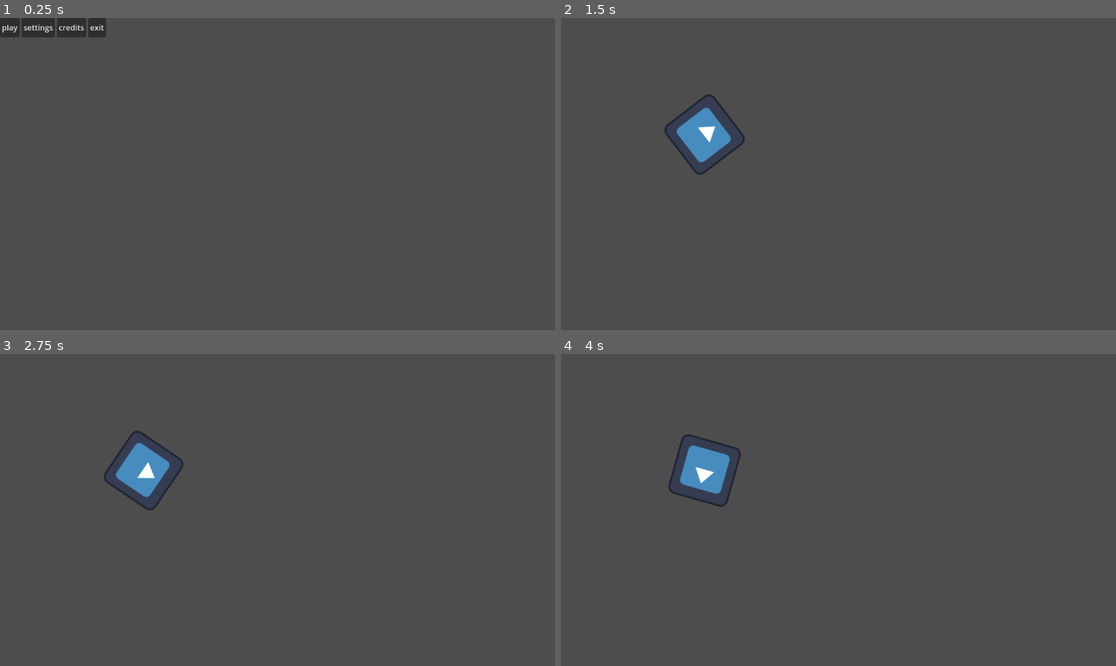
Above: before the commit, frames 1-4 (two rows, left to right).
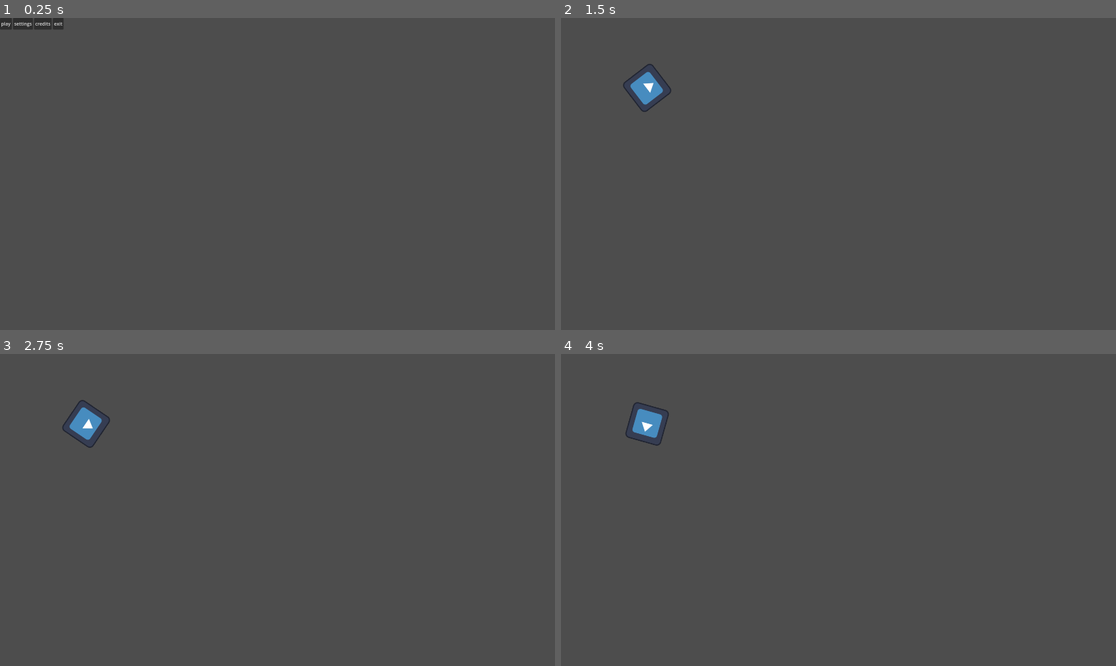
Above: after the commit, the same moments.

Repository: Vennnot/gmtk-2025
Game: Godot game, scene res://scenes/UI/main_menu/main_menu.tscn
The game is run twice, just before and just after one commit, with the same random seed, the same clock (stepped at 60 frames per second) and the same inputs. The engine's default icon, where the game draws it, is replaced by a stand-in: a white triangle on a blue panel in a dark square.
Inputs:
- Up to frame 1 (0.25 s): no input
- Up to frame 2 (1.5 s): click "play" at 0.5 s; hold D (right, bound only after the commit) from 1.28 s (still down); tap Space (jump, bound only after the commit) at 1.35 s
- Up to frame 3 (2.75 s): tap Space (jump, bound only after the commit) at 1.52, 1.82, 2.1, 2.27, 2.57 s; release D (right, bound only after the commit) at 2.03 s; hold A (left, bound only after the commit) from 2.03 s (still down)
- Up to frame 4 (4 s): release A (left, bound only after the commit) at 2.78 s; hold D (right, bound only after the commit) from 2.78 s (still down); tap Space (jump, bound only after the commit) at 2.85, 3.6, 3.77 s

The runs differ from the first frame. In frame 1, 0.8% of the frame differs, in the area x 0-20%, y 0-7%; in frame 2, 1.8%; in frame 3, 1.8%; in frame 4, 1.8%, in the area x 11-33%, y 15-49%.

Commit message:
Player, Camera, Test Word
Added a base player as well as a camera that follows it, and a quick test world

Diff:
--- a/project.godot
+++ b/project.godot
@@ -26,6 +26,11 @@
 EventBus="*res://autoloads/event_bus.gd"
 UserSettings="*res://autoloads/user_settings.gd"
 
+[display]
+
+window/size/viewport_width=1920
+window/size/viewport_height=1080
+
 [file_customization]
 
 folder_colors={
@@ -33,6 +38,34 @@
 "res://scenes/": "purple"
 }
 
+[input]
+
+left={
+"deadzone": 0.2,
+"events": [Object(InputEventKey,"resource_local_to_scene":false,"resource_name":"","device":-1,"window_id":0,"alt_pressed":false,"shift_pressed":false,"ctrl_pressed":false,"meta_pressed":false,"pressed":false,"keycode":0,"physical_keycode":65,"key_label":0,"unicode":97,"location":0,"echo":false,"script":null)
+]
+}
+right={
+"deadzone": 0.2,
+"events": [Object(InputEventKey,"resource_local_to_scene":false,"resource_name":"","device":-1,"window_id":0,"alt_pressed":false,"shift_pressed":false,"ctrl_pressed":false,"meta_pressed":false,"pressed":false,"keycode":0,"physical_keycode":68,"key_label":0,"unicode":100,"location":0,"echo":false,"script":null)
+]
+}
+jump={
+"deadzone": 0.2,
+"events": [Object(InputEventKey,"resource_local_to_scene":false,"resource_name":"","device":-1,"window_id":0,"alt_pressed":false,"shift_pressed":false,"ctrl_pressed":false,"meta_pressed":false,"pressed":false,"keycode":0,"physical_keycode":32,"key_label":0,"unicode":32,"location":0,"echo":false,"script":null)
+]
+}
+up={
+"deadzone": 0.2,
+"events": [Object(InputEventKey,"resource_local_to_scene":false,"resource_name":"","device":-1,"window_id":0,"alt_pressed":false,"shift_pressed":false,"ctrl_pressed":false,"meta_pressed":false,"pressed":false,"keycode":0,"physical_keycode":87,"key_label":0,"unicode":119,"location":0,"echo":false,"script":null)
+]
+}
+down={
+"deadzone": 0.2,
+"events": [Object(InputEventKey,"resource_local_to_scene":false,"resource_name":"","device":-1,"window_id":0,"alt_pressed":false,"shift_pressed":false,"ctrl_pressed":false,"meta_pressed":false,"pressed":false,"keycode":0,"physical_keycode":83,"key_label":0,"unicode":115,"location":0,"echo":false,"script":null)
+]
+}
+
 [rendering]
 
 textures/vram_compression/import_etc2_astc=true
--- /dev/null
+++ b/scenes/characters/player/player.gd
@@ -0,0 +1,57 @@
+extends CharacterBody2D
+
+@export var speed := 100.0
+@export var maximum_velocity := 500.0
+@export var acceleration := 100.0
+@export var deceleration := 100.0 # When player switches input direction
+@export var jump_force := 2000.0
+@export var gravity_force := 100.0
+
+@onready var jump_timer = $"Jump Timer"
+var jumping = false
+
+var player_movement_direction : float = 0.0
+
+func _physics_process(delta: float) -> void:
+	control_movement(delta)
+	apply_gravity(delta)
+
+
+func apply_gravity(_delta):
+	pass
+
+func control_movement(_delta):
+	player_movement_direction = Input.get_axis("left", "right")
+
+	velocity.y += gravity_force * _delta
+	print(velocity)
+	#Handle left and right movement
+	velocity.x += player_movement_direction * acceleration * _delta
+	if velocity.x < 0 and player_movement_direction > 0:
+		velocity.x += player_movement_direction * deceleration * _delta
+	if velocity.x > 0 and player_movement_direction < 0:
+		velocity.x += player_movement_direction * deceleration * _delta
+
+	# Clamp maximum player velocity
+	velocity.x = clampf(velocity.x, -maximum_velocity, maximum_velocity)
+
+	# If player is slow, stop them
+	if (velocity.x <= 5.0 or velocity.x >= -5.0) and player_movement_direction == 0:
+		velocity.x = move_toward(velocity.x, 0, _delta * deceleration)
+
+	#Handle Jump
+	handle_jumping()
+	if jumping:
+			velocity.y = -jump_force * _delta
+
+	move_and_slide()
+
+func _on_jump_timer_timeout() -> void:
+	jumping = false
+
+func handle_jumping():
+	if Input.is_action_just_pressed("jump"):
+		jump_timer.start()
+		jumping = true
+	if Input.is_action_just_released("jump"):
+		jumping = false
--- /dev/null
+++ b/scenes/characters/player/player.tscn
@@ -0,0 +1,26 @@
+[gd_scene load_steps=4 format=3 uid="uid://tiqn0p0soeti"]
+
+[ext_resource type="Script" uid="uid://dhl5btwca0ik5" path="res://scenes/characters/player/player.gd" id="1_7uws0"]
+
+[sub_resource type="CapsuleShape2D" id="CapsuleShape2D_t61fv"]
+radius = 30.0
+height = 120.0
+
+[sub_resource type="CapsuleMesh" id="CapsuleMesh_686vu"]
+radius = 30.0
+height = 120.0
+
+[node name="Player" type="CharacterBody2D"]
+script = ExtResource("1_7uws0")
+
+[node name="CollisionShape2D" type="CollisionShape2D" parent="."]
+shape = SubResource("CapsuleShape2D_t61fv")
+
+[node name="MeshInstance2D" type="MeshInstance2D" parent="."]
+modulate = Color(0.780392, 0.505882, 0, 1)
+mesh = SubResource("CapsuleMesh_686vu")
+
+[node name="Jump Timer" type="Timer" parent="."]
+wait_time = 0.5
+
+[connection signal="timeout" from="Jump Timer" to="." method="_on_jump_timer_timeout"]
--- /dev/null
+++ b/scenes/characters/player/player_camera.gd
@@ -0,0 +1,10 @@
+extends Camera2D
+
+@export var player : CharacterBody2D
+@export var follow_speed_x := 300.0
+@export var follow_speed_y := 200.0
+
+func _physics_process(delta: float) -> void:
+	#Moving camera towards player's position
+	position.x = move_toward(position.x, player.position.x, follow_speed_x * delta)
+	position.y = move_toward(position.y, player.position.y, follow_speed_y * delta)
--- /dev/null
+++ b/scenes/characters/player/player_camera.tscn
@@ -0,0 +1,7 @@
+[gd_scene load_steps=2 format=3 uid="uid://dhki5ye0ug86b"]
+
+[ext_resource type="Script" uid="uid://cedrmu7prnaev" path="res://scenes/characters/player/player_camera.gd" id="1_qplf5"]
+
+[node name="Player Camera" type="Camera2D"]
+script = ExtResource("1_qplf5")
+follow_speed_x = 400.0
--- /dev/null
+++ b/scenes/test/test_world.tscn
@@ -0,0 +1,245 @@
+[gd_scene load_steps=4 format=3 uid="uid://dlsuigoh14we6"]
+
+[ext_resource type="PackedScene" uid="uid://tiqn0p0soeti" path="res://scenes/characters/player/player.tscn" id="1_mpk58"]
+[ext_resource type="PackedScene" uid="uid://dhki5ye0ug86b" path="res://scenes/characters/player/player_camera.tscn" id="2_qsf0h"]
+
+[sub_resource type="RectangleShape2D" id="RectangleShape2D_k3yvu"]
+size = Vector2(4094, 50.5)
+
+[node name="Test World" type="Node2D"]
+
+[node name="StaticBody2D" type="StaticBody2D" parent="."]
+
+[node name="CollisionShape2D" type="CollisionShape2D" parent="StaticBody2D"]
+position = Vector2(823, 1023.75)
+shape = SubResource("RectangleShape2D_k3yvu")
+
+[node name="ColorRect" type="ColorRect" parent="StaticBody2D"]
+offset_left = -1221.0
+offset_top = 996.0
+offset_right = 2877.0
+offset_bottom = 1052.0
+
+[node name="StaticBody2D2" type="StaticBody2D" parent="."]
+position = Vector2(4102, 0)
+
+[node name="CollisionShape2D" type="CollisionShape2D" parent="StaticBody2D2"]
+position = Vector2(823, 1023.75)
+shape = SubResource("RectangleShape2D_k3yvu")
+
+[node name="ColorRect" type="ColorRect" parent="StaticBody2D2"]
+offset_left = -1221.0
+offset_top = 996.0
+offset_right = 2877.0
+offset_bottom = 1052.0
+
+[node name="Player" parent="." instance=ExtResource("1_mpk58")]
+position = Vector2(1008, 916)
+acceleration = 250.0
+jump_force = 12000.0
+gravity_force = 500.0
+
+[node name="Player Camera" parent="." node_paths=PackedStringArray("player") instance=ExtResource("2_qsf0h")]
+position = Vector2(962, 655)
+player = NodePath("../Player")
+
+[node name="Checkers" type="Node2D" parent="."]
+
+[node name="ColorRect" type="ColorRect" parent="Checkers"]
+offset_left = -1145.0
+offset_top = 981.0
+offset_right = -1108.0
+offset_bottom = 1017.0
+color = Color(1, 0.337255, 0.176471, 1)
+
+[node name="ColorRect2" type="ColorRect" parent="Checkers"]
+offset_left = -781.0
+offset_top = 981.0
+offset_right = -744.0
+offset_bottom = 1017.0
+color = Color(1, 0.337255, 0.176471, 1)
+
+[node name="ColorRect3" type="ColorRect" parent="Checkers"]
+offset_left = -420.0
+offset_top = 981.0
+offset_right = -383.0
+offset_bottom = 1017.0
+color = Color(1, 0.337255, 0.176471, 1)
+
+[node name="ColorRect4" type="ColorRect" parent="Checkers"]
+offset_left = -116.0
+offset_top = 981.0
+offset_right = -79.0
+offset_bottom = 1017.0
+color = Color(1, 0.337255, 0.176471, 1)
+
+[node name="ColorRect5" type="ColorRect" parent="Checkers"]
+offset_left = 172.0
+offset_top = 981.0
+offset_right = 209.0
+offset_bottom = 1017.0
+color = Color(1, 0.337255, 0.176471, 1)
+
+[node name="ColorRect6" type="ColorRect" parent="Checkers"]
+offset_left = 457.0
+offset_top = 981.0
+offset_right = 494.0
+offset_bottom = 1017.0
+color = Color(1, 0.337255, 0.176471, 1)
+
+[node name="ColorRect7" type="ColorRect" parent="Checkers"]
+offset_left = 738.0
+offset_top = 981.0
+offset_right = 775.0
+offset_bottom = 1017.0
+color = Color(1, 0.337255, 0.176471, 1)
+
+[node name="ColorRect8" type="ColorRect" parent="Checkers"]
+offset_left = 1060.0
+offset_top = 981.0
+offset_right = 1097.0
+offset_bottom = 1017.0
+color = Color(1, 0.337255, 0.176471, 1)
+
+[node name="ColorRect9" type="ColorRect" parent="Checkers"]
+offset_left = 1332.0
+offset_top = 981.0
+offset_right = 1369.0
+offset_bottom = 1017.0
+color = Color(1, 0.337255, 0.176471, 1)
+
+[node name="ColorRect10" type="ColorRect" parent="Checkers"]
+offset_left = 1613.0
+offset_top = 981.0
+offset_right = 1650.0
+offset_bottom = 1017.0
+color = Color(1, 0.337255, 0.176471, 1)
+
+[node name="ColorRect11" type="ColorRect" parent="Checkers"]
+offset_left = 1877.0
+offset_top = 981.0
+offset_right = 1914.0
+offset_bottom = 1017.0
+color = Color(1, 0.337255, 0.176471, 1)
+
+[node name="ColorRect12" type="ColorRect" parent="Checkers"]
+offset_left = 2146.0
+offset_top = 981.0
+offset_right = 2183.0
+offset_bottom = 1017.0
+color = Color(1, 0.337255, 0.176471, 1)
+
+[node name="ColorRect13" type="ColorRect" parent="Checkers"]
+offset_left = 2428.0
+offset_top = 981.0
+offset_right = 2465.0
+offset_bottom = 1017.0
+color = Color(1, 0.337255, 0.176471, 1)
+
+[node name="ColorRect14" type="ColorRect" parent="Checkers"]
+offset_left = 2674.0
+offset_top = 981.0
+offset_right = 2711.0
+offset_bottom = 1017.0
+color = Color(1, 0.337255, 0.176471, 1)
+
+[node name="Checkers2" type="Node2D" parent="."]
+position = Vector2(4102, 0)
+
+[node name="ColorRect" type="ColorRect" parent="Checkers2"]
+offset_left = -1145.0
+offset_top = 981.0
+offset_right = -1108.0
+offset_bottom = 1017.0
+color = Color(1, 0.337255, 0.176471, 1)
+
+[node name="ColorRect2" type="ColorRect" parent="Checkers2"]
+offset_left = -781.0
+offset_top = 981.0
+offset_right = -744.0
+offset_bottom = 1017.0
+color = Color(1, 0.337255, 0.176471, 1)
+
+[node name="ColorRect3" type="ColorRect" parent="Checkers2"]
+offset_left = -420.0
+offset_top = 981.0
+offset_right = -383.0
+offset_bottom = 1017.0
+color = Color(1, 0.337255, 0.176471, 1)
+
+[node name="ColorRect4" type="ColorRect" parent="Checkers2"]
+offset_left = -116.0
+offset_top = 981.0
+offset_right = -79.0
+offset_bottom = 1017.0
+color = Color(1, 0.337255, 0.176471, 1)
+
+[node name="ColorRect5" type="ColorRect" parent="Checkers2"]
+offset_left = 172.0
+offset_top = 981.0
+offset_right = 209.0
+offset_bottom = 1017.0
+color = Color(1, 0.337255, 0.176471, 1)
+
+[node name="ColorRect6" type="ColorRect" parent="Checkers2"]
+offset_left = 457.0
+offset_top = 981.0
+offset_right = 494.0
+offset_bottom = 1017.0
+color = Color(1, 0.337255, 0.176471, 1)
+
+[node name="ColorRect7" type="ColorRect" parent="Checkers2"]
+offset_left = 738.0
+offset_top = 981.0
+offset_right = 775.0
+offset_bottom = 1017.0
+color = Color(1, 0.337255, 0.176471, 1)
+
+[node name="ColorRect8" type="ColorRect" parent="Checkers2"]
+offset_left = 1060.0
+offset_top = 981.0
+offset_right = 1097.0
+offset_bottom = 1017.0
+color = Color(1, 0.337255, 0.176471, 1)
+
+[node name="ColorRect9" type="ColorRect" parent="Checkers2"]
+offset_left = 1332.0
+offset_top = 981.0
+offset_right = 1369.0
+offset_bottom = 1017.0
+color = Color(1, 0.337255, 0.176471, 1)
+
+[node name="ColorRect10" type="ColorRect" parent="Checkers2"]
+offset_left = 1613.0
+offset_top = 981.0
+offset_right = 1650.0
+offset_bottom = 1017.0
+color = Color(1, 0.337255, 0.176471, 1)
+
+[node name="ColorRect11" type="ColorRect" parent="Checkers2"]
+offset_left = 1877.0
+offset_top = 981.0
+offset_right = 1914.0
+offset_bottom = 1017.0
+color = Color(1, 0.337255, 0.176471, 1)
+
+[node name="ColorRect12" type="ColorRect" parent="Checkers2"]
+offset_left = 2146.0
+offset_top = 981.0
+offset_right = 2183.0
+offset_bottom = 1017.0
+color = Color(1, 0.337255, 0.176471, 1)
+
+[node name="ColorRect13" type="ColorRect" parent="Checkers2"]
+offset_left = 2428.0
+offset_top = 981.0
+offset_right = 2465.0
+offset_bottom = 1017.0
+color = Color(1, 0.337255, 0.176471, 1)
+
+[node name="ColorRect14" type="ColorRect" parent="Checkers2"]
+offset_left = 2674.0
+offset_top = 981.0
+offset_right = 2711.0
+offset_bottom = 1017.0
+color = Color(1, 0.337255, 0.176471, 1)
Not shown, added: scenes/characters/player/player.gd.uid
Not shown, added: scenes/characters/player/player_camera.gd.uid
